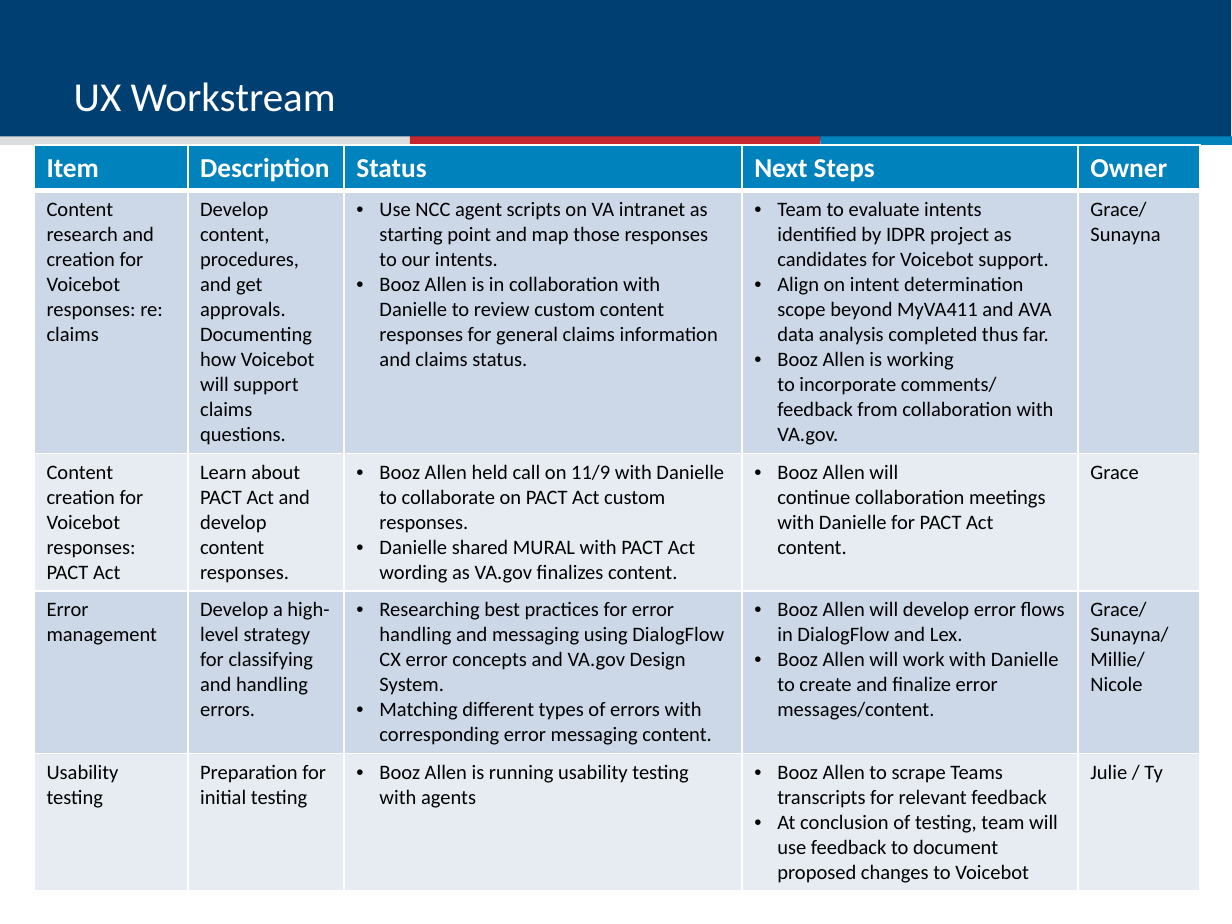
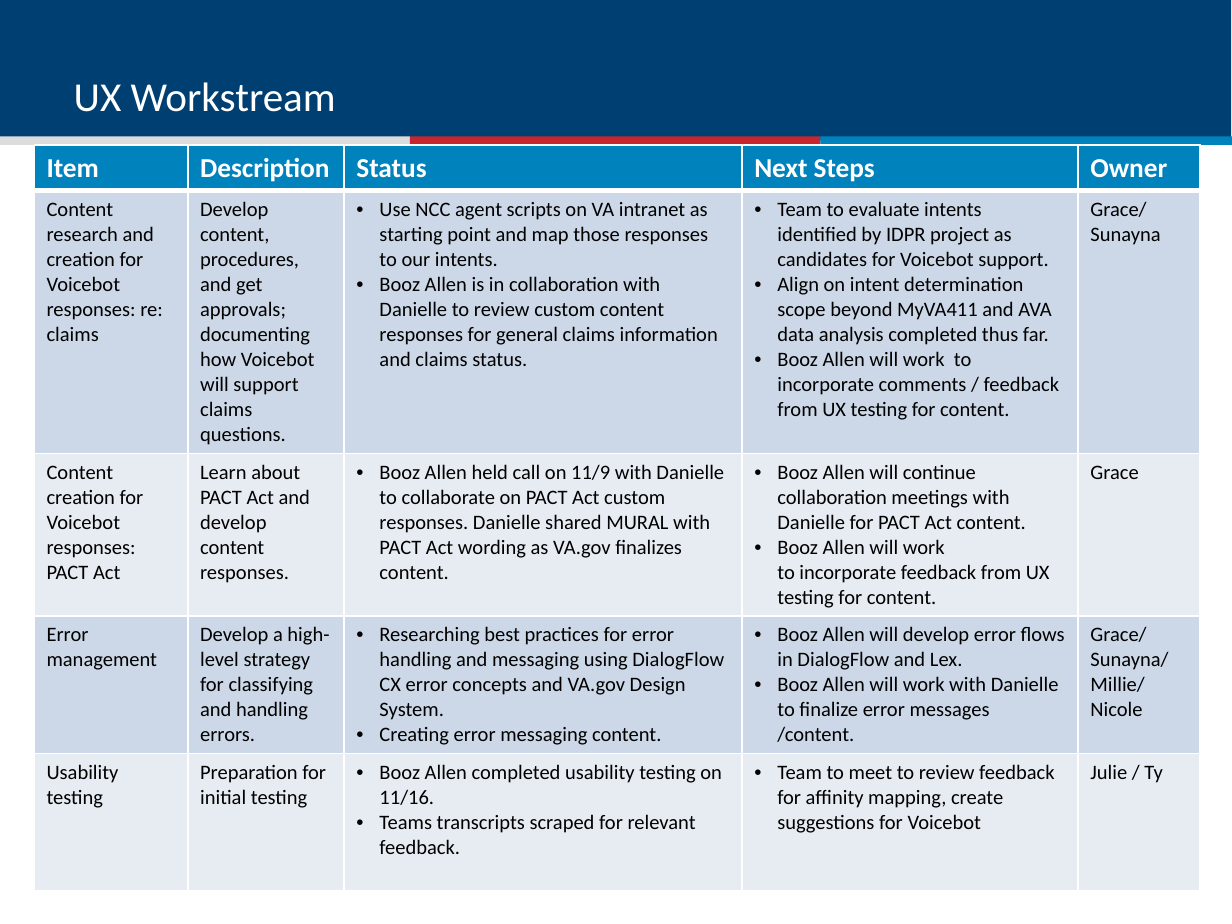
Before and after one commit to department-of-veterans-affairs/voicebot, a slide deck: slide 4 of meetings/StatusMeeting_20221117.pptx. Drawn at 1232x924 pixels with LibreOffice and Linux fonts; fonts in the diff are those of the drawing. Boxes give left, top, right and bottom in pixels: in the first picture for what was removed or moved away, otherwise in the second. Text is boxed around its words. In the diff, an @@ line names an element or a change of style, - is before the commit and + after.

```diff
--- a/meetings/StatusMeeting_20221117.pptx
+++ b/meetings/StatusMeeting_20221117.pptx
@@ table at [34,145,1201,881] @@
-row 2, column 2: Develop content, procedures, and get approvals. Documenting how Voicebot will support claims questions.
+row 2, column 2: Develop content, procedures, and get approvals; documenting how Voicebot will support claims questions.
-row 2, column 4: Team to evaluate intents identified by IDPR project as candidates for Voicebot support. / Align on intent determination scope beyond MyVA411 and AVA data analysis completed thus far. / Booz Allen is working to incorporate comments/ feedback from collaboration with VA.gov.
+row 2, column 4: Team to evaluate intents identified by IDPR project as candidates for Voicebot support. / Align on intent determination scope beyond MyVA411 and AVA data analysis completed thus far. / Booz Allen will work to incorporate comments / feedback from UX testing for content.
-row 3, column 3: Booz Allen held call on 11/9 with Danielle to collaborate on PACT Act custom responses. / Danielle shared MURAL with PACT Act wording as VA.gov finalizes content.
+row 3, column 3: Booz Allen held call on 11/9 with Danielle to collaborate on PACT Act custom responses. Danielle shared MURAL with PACT Act wording as VA.gov finalizes content.
-row 3, column 4: Booz Allen will continue collaboration meetings with Danielle for PACT Act content.
+row 3, column 4: Booz Allen will continue collaboration meetings with Danielle for PACT Act content. / Booz Allen will work to incorporate feedback from UX testing for content.
-row 4, column 3: Researching best practices for error handling and messaging using DialogFlow CX error concepts and VA.gov Design System. / Matching different types of errors with corresponding error messaging content.
+row 4, column 3: Researching best practices for error handling and messaging using DialogFlow CX error concepts and VA.gov Design System. / Creating error messaging content.
-row 4, column 4: Booz Allen will develop error flows in DialogFlow and Lex. / Booz Allen will work with Danielle to create and finalize error messages/content.
+row 4, column 4: Booz Allen will develop error flows in DialogFlow and Lex. / Booz Allen will work with Danielle to finalize error messages /content.
-row 5, column 3: Booz Allen is running usability testing with agents
+row 5, column 3: Booz Allen completed usability testing on 11/16. / Teams transcripts scraped for relevant feedback.
-row 5, column 4: Booz Allen to scrape Teams transcripts for relevant feedback / At conclusion of testing, team will use feedback to document proposed changes to Voicebot
+row 5, column 4: Team to meet to review feedback for affinity mapping, create suggestions for Voicebot
```
Also in this commit, not shown: 4 other slides changed.
